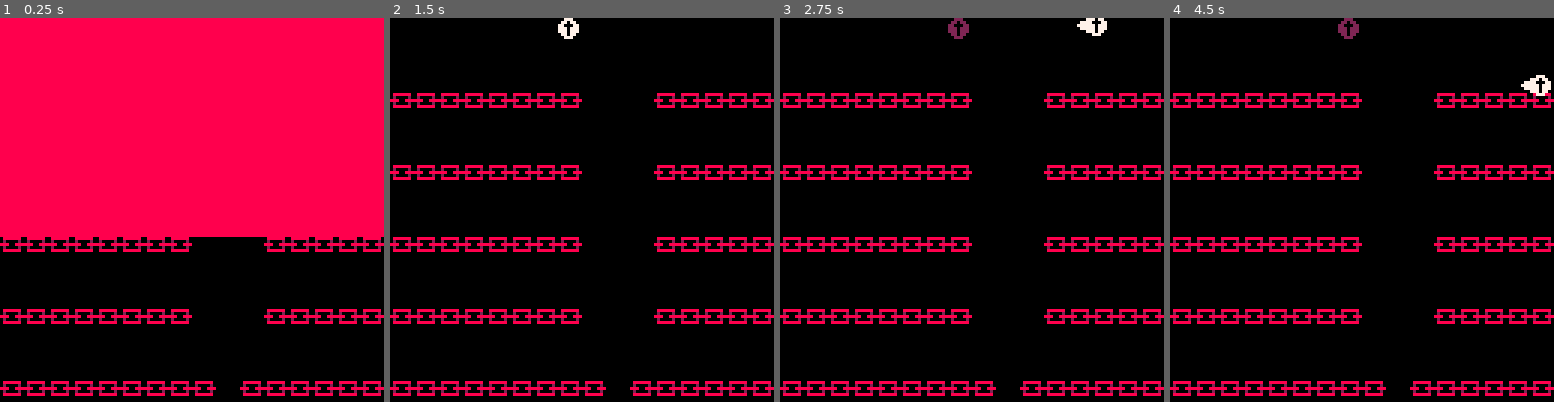
Above: before the commit, frames 1-4 (left to right).
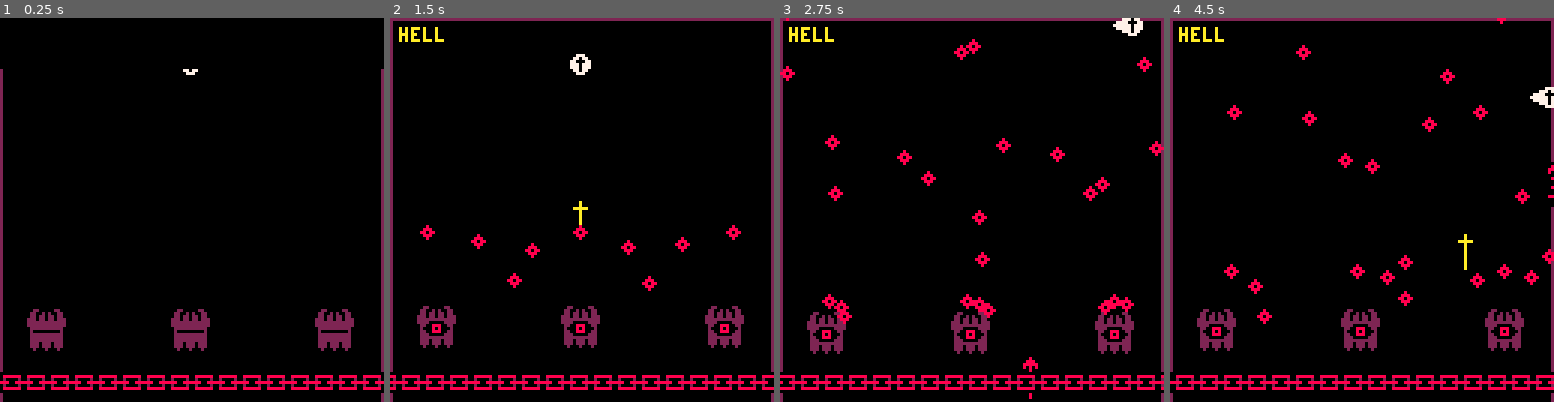
Above: after the commit, the same moments.

Repository: alxgnon/pico-8
Game: PICO-8 cartridge hell.p8
Two runs of this game, one before a commit and one after it. Both use one fixed random seed, a clock stepped at 60 frames per second and the inputs below.
Inputs:
- Up to frame 1 (0.25 s): no input
- Up to frame 2 (1.5 s): tap X (X key) at 0.33, 1.07 s; tap O (Z key) at 0.7 s
- Up to frame 3 (2.75 s): hold Right 1.6-2.1 s; tap O (Z key) at 1.7, 2.1, 2.5 s; tap X (X key) at 1.85 s; hold Up 2.15-2.42 s; hold Right from 2.47 s (still down)
- Up to frame 4 (4.5 s): tap O (Z key) every 0.4 s from 2.9 to 4.1 s; tap X (X key) at 2.97, 4.08 s; release Right at 3.03 s; hold Left 3.08-3.58 s; hold Down 3.63-3.97 s; hold Right from 4.02 s (still down)

The runs differ from the first frame. In frame 1, 65% of the frame differs, in the area x 0-100%, y 0-100%; in frame 2, 14%; in frame 3, 16%; in frame 4, 15%.

Commit message:
hell: gameplay

Diff:
--- a/hell.p8
+++ b/hell.p8
@@ -1,16 +1,401 @@
 pico-8 cartridge // http://www.pico-8.com
 version 15
 __lua__
--- hell
+ -- hell
 -- descend
 
--- sprite frames
-f =
-{ born = 001
-, crux = 002
+gfx =
+{ jesus = 001
+, totem = 007
+, ball = 009
+, ring = 017
 }
 
-function delts(speed)
+-- roman
+roman =
+{"","i","ii","iii","iv","v"
+,"vi","vii","viii","ix"}
+
+function romanize(n)
+	if (n == 1) return "hell"
+	local str = roman[n%10]
+	for i=1,n/10 do
+		str = "x"..str
+	end
+	return str
+end
+
+function pallergy(a, x,y)
+	if(a.four) return
+	if pget(x,y) == 8 then
+		if not a.dead then
+			a.dead = true
+		end
+	end
+end
+
+function allergy(a)
+ local x,y = a.x,a.y
+	for j=y+1,y+5 do
+		pallergy(a, x+3,j)
+	end
+	pallergy(a, x+2,y+2)
+	pallergy(a, x+4,y+2)
+end
+
+
+------------------ jesus
+
+function jesus(x, y)
+	local a =
+	{ f = gfx.jesus
+	, x = x, y = y
+	, speed = 2
+	, aura = aura(x, y)
+	, move = move_jesus
+	, draw = draw_jesus
+	}
+
+	return a
+end
+
+function move_jesus(a)
+	pad.control(a)
+
+	a.x = max(min(a.x,123),-2)
+	a.y = max(a.y,-1)
+
+	a.aura:move(a.x,a.y)
+
+	if a.y > 127 then
+		descend()
+	end
+end
+
+function draw_jesus(a)
+	if a.four then
+		pal(7, 12)
+	end
+	a.aura:draw()
+	spr(a.f,a.x,a.y)
+	palette()
+end
+
+
+------------------------- aura
+
+function aura(x, y)
+	local a =
+	{ tail = build_tail(x, y)
+	, move = move_aura
+	, draw = draw_aura
+	}
+
+	return a
+end
+
+function build_tail(x, y)
+	tail = {}
+
+	for i = 1, 4 do
+		add(tail,
+		{ f = gfx.jesus + i
+		, x = x, y = y
+		})
+	end
+
+	return tail
+end
+
+function move_aura(a, x, y)
+	for b in all(a.tail) do
+		local tx, ty = b.x, b.y
+		b.x, b.y = x, y
+		x, y = tx, ty
+	end
+end
+
+function draw_aura(a)
+	for b in all(a.tail) do
+		spr(b.f, b.x, b.y)
+	end
+end
+
+
+---------- blade
+
+function _blade(x,y)
+	return
+	{ x=x,y=y
+	, dy = 4
+
+	, move =
+	function(a)
+		a.y += a.dy
+
+		for b in all(gamestate.totems) do
+			if a.y > b.y and
+					a.x >= b.x-3 and
+					a.x < b.x + 12 then
+				del(gamestate.blades, a)
+				b.hp -= 1
+				sfx(3)
+				shake(b, 8, 3)
+
+				if b.hp <= 0 then
+					sfx(4)
+					del(gamestate.totems,b)
+					rumble(8, 3)
+					return
+				end
+				if not b.awake then
+					rumble(8, 3)
+					for b in all(gamestate.totems) do
+						b.awake = true
+					end
+				end
+				return
+			end
+		end
+
+		if a.y > 112 and gamestate.chain then
+			del(gamestate.blades, a)
+			add(gamestate.balls, _ball(a.x,a.y))
+			sfx(1)
+		end
+	end
+
+	, draw =
+	function(a)
+		spr(006,a.x,a.y,1,2)
+	end
+	}
+end
+
+function shake(a, time, power)
+	a.shake_stop = gt + time
+	a.shake_power = power
+end
+
+function angle_lerp(angle1, angle2, t)
+ angle1=angle1%1
+ angle2=angle2%1
+
+ if abs(angle1-angle2)>0.5 then
+  if angle1>angle2 then
+   angle2+=1
+  else
+   angle1+=1
+  end
+ end
+
+ return ((1-t)*angle1+t*angle2)%1
+end
+
+function _totem(x,y)
+	return
+	{ x=x,y=y
+	, t=0,oy=y
+	, hp = 13
+
+	, hurt =
+	function(a)
+		a.hp -= 1
+	end
+
+	, move =
+	function(a)
+		a.t += 1
+
+		if a.awake then
+			a.y = a.oy + sin(a.t * 0.024) * 2.9
+			if a.t % 24 == 0 then
+				local b = {x=a.x+6,y=a.y}
+				local jc = gamestate.jc
+				b.ng = atan2(jc.x-b.x,jc.y-b.y)
+				add(gamestate.rings, b)
+				add(gamestate.rings, {x=b.x,y=b.y,ng=b.ng-0.1})
+				add(gamestate.rings, {x=b.x,y=b.y,ng=b.ng+0.1})
+			end
+		end
+
+		a.y = a.oy + sin(a.t * 0.012) * 1.9
+	end
+
+	, draw =
+	function(a)
+		local ox, oy = 0, 0
+ 	if gt < (a.shake_stop or 0) then
+ 		ox=rnd(a.shake_power)-a.shake_power/2
+ 		oy=rnd(a.shake_power)-a.shake_power/2
+ 		pal(2, 8)
+ 	end
+
+		if a.awake then
+			spr(gfx.totem+3,a.x+ox,a.y+oy,2,2)
+		else
+			spr(gfx.totem,a.x+ox,a.y+oy,2,2)
+		end
+		palette()
+	end
+	}
+end
+
+function _ball(x,y)
+	return
+	{ x=x,y=y
+	, dy = -4
+
+	, move =
+	function(a)
+		a.y += a.dy
+		if a.y < -16 then
+			del(gamestate.balls, a)
+		end
+	end
+
+	, draw =
+	function(a)
+		spr(gfx.ball,a.x,a.y,1,2)
+	end
+	}
+end
+
+function _chain()
+	return
+	{ x = 0
+
+	, move =
+	function(a)
+		a.x = (a.x + 1) % 8
+
+		if #gamestate.totems < 1 then
+			gamestate.chain = nil
+		end
+	end
+
+	, draw =
+	function(a)
+		map(0,0,-a.x,118,17,1)
+	end
+	}
+end
+-->8
+-- next level
+function descend()
+	gamestate.fadeout = 144
+end
+
+function _level(n)
+	local lvl =
+	{ n = n
+	, x = flr(n / 4) * 16
+	, y = n % 4 * 16
+	, fadein = 144 }
+
+	lvl.jc = jesus(60,12)
+	lvl.blades = {}
+	lvl.balls = {}
+
+	lvl.totems = {}
+	lvl.rings = {}
+
+	for i=0,15 do
+		for j=0,15 do
+			local f = mget(lvl.x+i,lvl.y+j)
+			if fget(f, 1) then
+				if f == gfx.totem then
+					add(lvl.totems, _totem(i*8,j*8))
+				end
+			end
+		end
+	end
+
+	lvl.chain = _chain()
+
+	function lvl:move()
+		if self.fadein > 0 then
+			self.fadein -= 16
+			return
+		elseif self.fadeout and
+				self.fadeout > 0 then
+			self.fadeout -= 16
+			if self.fadeout <= 0 then
+				gamestate =
+				_level(self.n+1)
+			end
+			return
+		end
+
+		if (self.jc.dead) return
+
+		for a in all(self.blades) do
+			a:move()
+		end
+
+		for a in all(self.balls) do
+			a:move()
+		end
+
+		for a in all(lvl.totems) do
+			a:move()
+		end
+
+		for a in all(lvl.rings) do
+			a.x += cos(a.ng) * 2
+			a.y += sin(a.ng) * 2
+		end
+
+		self.jc:move()
+		if self.chain then
+			self.chain:move()
+		end
+	end
+
+	function lvl:draw()
+		cls()
+		rect(0,0,127,180,2)
+		print(romanize(lvl.n+1),3,3,10)
+		for i=#self.blades,1,-1 do
+			self.blades[i]:draw()
+		end
+		self.jc:draw()
+		map(self.x,self.y,0,0,16,16,1)
+
+		for a in all(self.balls) do
+			a:draw()
+		end
+
+		for a in all(lvl.totems) do
+			a:draw()
+		end
+
+		for a in all(lvl.rings) do
+			spr(gfx.ring,a.x,a.y)
+		end
+
+
+		if self.chain then
+			self.chain:draw()
+		end
+		allergy(self.jc)
+
+		if self.fadein > 0 then
+			rectfill(0,0,127,self.fadein,0)
+		elseif self.fadeout and
+				self.fadeout > 0 then
+			rectfill(0,self.fadeout,127,127,0)
+		end
+	end
+
+	return lvl
+end
+-->8
+---------------------- pad ----
+
+pad = {}
+
+function pad.get_delta(speed)
 	local dx,dy = 0,0
 	if (btn"0") dx -= speed
 	if (btn"1") dx += speed
@@ -19,152 +404,80 @@
 	return dx,dy
 end
 
-function pallergy(a, x,y)
-	if pget(x,y) == 8 then
-		if not a.dead then
-			a.dead = true
-		end
-	end
-end
-
-function allergy(a)
- local x,y = a.x,a.y
-	for j=y+1,y+5 do
-		pallergy(a, x+3,j)
-	end
-	pallergy(a, x+2,y+2)
-	pallergy(a, x+4,y+2)
-end
-
-function _jesus(x,y)
-	return
-	{ f = f.crux
-	, x=x,y=y
-	, speed = 2
-	, aura = _aura(x,y)
-
-	, move =
-	function(a)
-		if (a.dead) return
-
-		local dx,dy = delts(a.speed)
-		a.x += dx
-		a.y += dy
-
-		a.x = max(min(a.x,123),-2)
-		a.y = max(a.y,-1)
-
-		a.aura:move(a.x,a.y)
-
-		if a.y > 127 then
-			descend()
-		end
-	end
-
-	, draw =
-	function(a)
-		a.aura:draw()
-		spr(a.f, a.x,a.y)
-	end
-	}
-end
-
-function _aura(x,y)
-	local tail = {}
-	for i=1,4 do
-		add(tail, {f=f.crux+i,x=x,y=y})
-	end
-
-	return
-	{ tail = tail
-
-	, move =
-	function(a, x,y)
-		for b in all(a.tail) do
-			local tx,ty = b.x,b.y
-			b.x,b.y = x,y
-			x,y = tx,ty
-		end
-	end
-
-	, draw =
-	function(a)
-		for b in all(a.tail) do
-			spr(b.f, b.x,b.y)
-		end
-	end
-	}
-end
+function pad.control(a)
+	if not btn"4" then
+		a.four = false
+		a.four_stop = gt + 14
+	elseif not a.four and btn"4" then
+		a.four = true
+		local dx,dy = pad.get_delta(a.speed)
+ 	a.dx = dx * 2
+ 	a.dy = dy * 2
+	else
+		if a.four_stop < gt then
+			a.four = false
+		end
+	end
+
+	if not a.four then
+ 	local dx,dy = pad.get_delta(a.speed)
+ 	a.dx = dx
+ 	a.dy = dy
+ end
+
+	a.x += (a.dx or 0)
+	a.y += (a.dy or 0)
+
+	if not btn"5" then
+		a.five = false
+	elseif not a.four and not a.five and btn"5" then
+		a.five = true
+		add(gamestate.blades,
+		_blade(a.x,a.y))
+		sfx(2)
+	end
+end
+
+
 -->8
--- next level
-function descend()
-	gamestate.fadeout = 136
-end
-
-function _level(n)
-	local lvl =
-	{ n = n
-	, x = flr(n / 4) * 16
-	, y = n % 4 * 16
-	, fadein = 136 }
-
-	for x=0,15 do
-		if mget(lvl.x+x,lvl.y)==f.born then
-			lvl.jc = _jesus(x*8,0)
-			break
-		end
-	end
-
-	function lvl:move()
-		if self.fadein > 0 then
-			self.fadein -= 8
-			return
-		elseif self.fadeout and
-				self.fadeout > 0 then
-			self.fadeout -= 8
-			if self.fadeout <= 0 then
-				gamestate =
-				_level(self.n+1)
-			end
-			return
-		end
-
-		self.jc:move()
-	end
-
-	function lvl:draw()
-		cls()
-		map(self.x,self.y,0,0,16,16)
-		allergy(self.jc)
-		self.jc:draw()
-
-		if self.fadein > 0 then
-			rectfill(0,0,127,self.fadein,8)
-		elseif self.fadeout and
-				self.fadeout > 0 then
-			rectfill(0,self.fadeout,127,127,8)
-		end
-	end
-
-	return lvl
-end
-
--- change transparent colour
-function transparent(colour)
-	palt(0,false)
-	palt(colour,true)
-end
-
+function palette()
+	pal()
+	palt(0, false)
+	palt(12, true)
+end
+
+-- rumble ---------------------
+
+function rumble(time, power)
+	rumble_stop = gt + time
+	rumble_power = power
+end
+
+function draw_rumble()
+	if gt < (rumble_stop or 0) then
+		camera(
+		rnd(rumble_power)-rumble_power/2,
+		rnd(rumble_power)-rumble_power/2)
+	elseif rumble_stop then
+		camera(0,0)
+		rumble_stop = nil
+	end
+end
+
+---------------- callbacks ----
 function _init()
-	transparent(12)
+	palette()
 	gamestate = _level(0)
+	gt = 0
 end
 
 function _update()
+	gt += 1
 	gamestate:move()
 end
 
 function _draw()
+	draw_rumble()
 	gamestate:draw()
 end
 
@@ -266,36 +579,204 @@
 
 
 
+…(48 lines of a section not shown)…
+__gff__
+0000000000000002000002000000000000000000000000000000000000000000000000000000000000000000000000000000000000000000000000000000000000000000000000000000000000000000000000000000000000000000000000000000000000000000000000000000000000000000000000000000000000000000
+0000000000000000000000000000000000000000000000000000000000000000000000000000000000000000000000000000000000000000000000000000000000000000000000000000000000000000000000000000000000000000000000000000000000000000000000000000000000000000000000000000000000000000
 __map__
-4040404040000001404000404040404000000000000000000000000100000000000000000000000000000001000000000000000000000000000000000100000000000000000000000000000100000000000000000000000000000001000000000000000000000000000000010000000000000000000000000000000100000000
-4000000000000000000000000040004000000000000000000000000000000000000000000000000000000000000000000000000000000000000000000000000000000000000000000000000000000000000000000000000000000000000000000000000000000000000000000000000000000000000000000000000000000000
-4000000000000000000000000040004000000000000000000000000000000000000000000000000000000000000000000000000000000000000000000000000000000000000000000000000000000000000000000000000000000000000000000000000000000000000000000000000000000000000000000000000000000000
-1010101010101010000000101010101000000000000000000000000000000000000000000000000000000000000000000000000000000000000000000000000000000000000000000000000000000000000000000000000000000000000000000000000000000000000000000000000000000000000000000000000000000000
-4000000000000000000000000000004000000000000000000000000000000000000000000000000000000000000000000000000000000000000000000000000000000000000000000000000000000000000000000000000000000000000000000000000000000000000000000000000000000000000000000000000000000000
-4000000000000000000000000040004000000000000000000000000000000000000000000000000000000000000000000000000000000000000000000000000000000000000000000000000000000000000000000000000000000000000000000000000000000000000000000000000000000000000000000000000000000000
-1010101010101010000000101010101000000000000000000000000000000000000000000000000000000000000000000000000000000000000000000000000000000000000000000000000000000000000000000000000000000000000000000000000000000000000000000000000000000000000000000000000000000000
-4000000000000000000000000000004000000000000000000000000000000000000000000000000000000000000000000000000000000000000000000000000000000000000000000000000000000000000000000000000000000000000000000000000000000000000000000000000000000000000000000000000000000000
-4000000000000000000000000000004000000000000000000000000000000000000000000000000000000000000000000000000000000000000000000000000000000000000000000000000000000000000000000000000000000000000000000000000000000000000000000000000000000000000000000000000000000000
-1010101010101010000000101010101000000000000000000000000000000000000000000000000000000000000000000000000000000000000000000000000000000000000000000000000000000000000000000000000000000000000000000000000000000000000000000000000000000000000000000000000000000000
-4000000000000000000000000000404000000000000000000000000000000000000000000000000000000000000000000000000000000000000000000000000000000000000000000000000000000000000000000000000000000000000000000000000000000000000000000000000000000000000000000000000000000000
-4000000000000000000000000000404000000000000000000000000000000000000000000000000000000000000000000000000000000000000000000000000000000000000000000000000000000000000000000000000000000000000000000000000000000000000000000000000000000000000000000000000000000000
-1010101010101010000000101010101000000000000000000000000000000000000000000000000000000000000000000000000000000000000000000000000000000000000000000000000000000000000000000000000000000000000000000000000000000000000000000000000000000000000000000000000000000000
-4000000000000000000000000000404000000000000000000000000000000000000000000000000000000000000000000000000000000000000000000000000000000000000000000000000000000000000000000000000000000000000000000000000000000000000000000000000000000000000000000000000000000000
-4000000000000000000000404000404000000000000000000000000000000000000000000000000000000000000000000000000000000000000000000000000000000000000000000000000000000000000000000000000000000000000000000000000000000000000000000000000000000000000000000000000000000000
-1010101010101010100010101010101000000000000000000000000000000000000000000000000000000000000000000000000000000000000000000000000000000000000000000000000000000000000000000000000000000000000000000000000000000000000000000000000000000000000000000000000000000000
-4000000000000000000100000000404000000000000000010000000000000000000000000000000100000000000000000000000000000000010000000000000000000000000000010000000000000000000000000000000100000000000000000000000000000001000000000000000000000000000000010000000000000000
+1010101010101010101010101010101010101010101010101010101010101010101010101010101010101010101010101010101010101010101010101010101010101010101010101010101010101010101010101010101010101010101010101010101010101010101010101010101010101010101010101010101010101010
+000000000000000000000000007f000000000000000000000000000000000000000000000000000000000000000000000000000000000000000000000000000000000000000000000000000000000000000000000000000000000000000000000000000000000000000000000000000000000000000000000000000000000000
+000000000000000000000000007f000000000000000000000000000000000000000000000000000000000000000000000000000000000000000000000000000000000000000000000000000000000000000000000000000000000000000000000000000000000000000000000000000000000000000000000000000000000000
+0000000000000000000000000000000000000000000000000000000000000000000000000000000000000000000000000000000000000000000000000000000000000000000000000000000000000000000000000000000000000000000000000000000000000000000000000000000000000000000000000000000000000000
+0000000000000000000000000000000000000000000000000000000000000000000000000000000000000000000000000000000000000000000000000000000000000000000000000000000000000000000000000000000000000000000000000000000000000000000000000000000000000000000000000000000000000000
+0000000000000000000000000000000000000000000000000000000000000000000000000000000000000000000000000000000000000000000000000000000000000000000000000000000000000000000000000000000000000000000000000000000000000000000000000000000000000000000000000000000000000000
+0000000000000000000000000000000000000000000000000000000000000000000000000000000000000000000000000000000000000000000000000000000000000000000000000000000000000000000000000000000000000000000000000000000000000000000000000000000000000000000000000000000000000000
+0000000000000000000000000000000000000000000000000000000000000000000000000000000000000000000000000000000000000000000000000000000000000000000000000000000000000000000000000000000000000000000000000000000000000000000000000000000000000000000000000000000000000000
+0000000000000000000000000000000000000000000000000000000000000000000000000000000000000000000000000000000000000000000000000000000000000000000000000000000000000000000000000000000000000000000000000000000000000000000000000000000000000000000000000000000000000000
+0000000000000000000000000000000000000000000000000000000000000000000000000000000000000000000000000000000000000000000000000000000000000000000000000000000000000000000000000000000000000000000000000000000000000000000000000000000000000000000000000000000000000000
+0000000000000000000000000000400000000000000000000000000000000000000000000000000000000000000000000000000000000000000000000000000000000000000000000000000000000000000000000000000000000000000000000000000000000000000000000000000000000000000000000000000000000000
+0000000000000000000000000000400000000000000000000000000000000000000000000000000000000000000000000000000000000000000000000000000000000000000000000000000000000000000000000000000000000000000000000000000000000000000000000000000000000000000000000000000000000000
+0007080000000007080000000007080000000000000000000000000000000000000000000000000000000000000000000000000000000000000000000000000000000000000000000000000000000000000000000000000000000000000000000000000000000000000000000000000000000000000000000000000000000000
+0017180000000017180000000017180000000000000000000000000000000000000000000000000000000000000000000000000000000000000000000000000000000000000000000000000000000000000000000000000000000000000000000000000000000000000000000000000000000000000000000000000000000000
+0000000000000000000000000000000000000000000000000000000000000000000000000000000000000000000000000000000000000000000000000000000000000000000000000000000000000000000000000000000000000000000000000000000000000000000000000000000000000000000000000000000000000000
+0000000000000000000000000000000000000000000000000000000000000000000000000000000000000000000000000000000000000000000000000000000000000000000000000000000000000000000000000000000000000000000000000000000000000000000000000000000000000000000000000000000000000000
+0000000000000000000000000000400000000000000000000000000000000000000000000000000000000000000000000000000000000000000000000000000000000000000000000000000000000000000000000000000000000000000000000000000000000000000000000000000000000000000000000000000000000000
 4000000000000000000000000000404000000000000000000000000000000000000000000000000000000000000000000000000000000000000000000000000000000000000000000000000000000000000000000000000000000000000000000000000000000000000000000000000000000000000000000000000000000000
 4000000000000000000000000000004000000000000000000000000000000000000000000000000000000000000000000000000000000000000000000000000000000000000000000000000000000000000000000000000000000000000000000000000000000000000000000000000000000000000000000000000000000000
-1010101010101010000000101010101000000000000000000000000000000000000000000000000000000000000000000000000000000000000000000000000000000000000000000000000000000000000000000000000000000000000000000000000000000000000000000000000000000000000000000000000000000000
-4000000000000000000000000000004000000000000000000000000000000000000000000000000000000000000000000000000000000000000000000000000000000000000000000000000000000000000000000000000000000000000000000000000000000000000000000000000000000000000000000000000000000000
-4000000000000000000000000000004000000000000000000000000000000000000000000000000000000000000000000000000000000000000000000000000000000000000000000000000000000000000000000000000000000000000000000000000000000000000000000000000000000000000000000000000000000000
-1010101010101010000000101010101000000000000000000000000000000000000000000000000000000000000000000000000000000000000000000000000000000000000000000000000000000000000000000000000000000000000000000000000000000000000000000000000000000000000000000000000000000000
-4000000000000000000000000000004000000000000000000000000000000000000000000000000000000000000000000000000000000000000000000000000000000000000000000000000000000000000000000000000000000000000000000000000000000000000000000000000000000000000000000000000000000000
-4000000000000000000000000000004000000000000000000000000000000000000000000000000000000000000000000000000000000000000000000000000000000000000000000000000000000000000000000000000000000000000000000000000000000000000000000000000000000000000000000000000000000000
-4000000000000000000000000000004000000000000000000000000000000000000000000000000000000000000000000000000000000000000000000000000000000000000000000000000000000000000000000000000000000000000000000000000000000000000000000000000000000000000000000000000000000000
-4000000000000000000000000000004000000000000000000000000000000000000000000000000000000000000000000000000000000000000000000000000000000000000000000000000000000000000000000000000000000000000000000000000000000000000000000000000000000000000000000000000000000000
-1010101010101010000000101010101000000000000000000000000000000000000000000000000000000000000000000000000000000000000000000000000000000000000000000000000000000000000000000000000000000000000000000000000000000000000000000000000000000000000000000000000000000000
-4040000000000000000000000000004000000000000000000000000000000000000000000000000000000000000000000000000000000000000000000000000000000000000000000000000000000000000000000000000000000000000000000000000000000000000000000000000000000000000000000000000000000000
-4040000000000000004040400000004000000000000000000000000000000000000000000000000000000000000000000000000000000000000000000000000000000000000000000000000000000000000000000000000000000000000000000000000000000000000000000000000000000000000000000000000000000000
-4040404040404040404000404040004000000000000000000000000000000000000000000000000000000000000000000000000000000000000000000000000000000000000000000000000000000000000000000000000000000000000000000000000000000000000000000000000000000000000000000000000000000000
-4040404040404040404040404040404000000000000000000000000000000000000000000000000000000000000000000000000000000000000000000000000000000000000000000000000000000000000000000000000000000000000000000000000000000000000000000000000000000000000000000000000000000000
+…(130 lines of a section not shown)…
Not shown, changed: 146 lines of the sprite sheet (__gfx__) section of hell.p8
Not shown, changed: the thumbnail (__label__) section of hell.p8
Not shown, changed: the music (__music__) section of hell.p8
Not shown, changed: the sound effects (__sfx__) section of hell.p8
